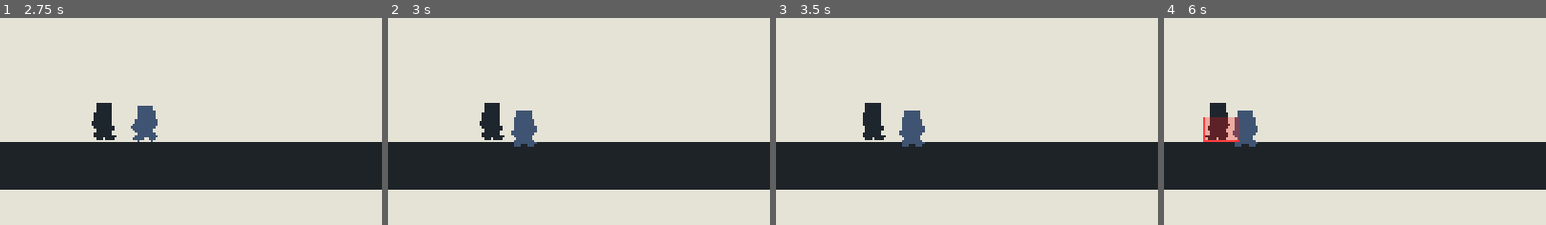
Above: before the commit, frames 1-4 (left to right).
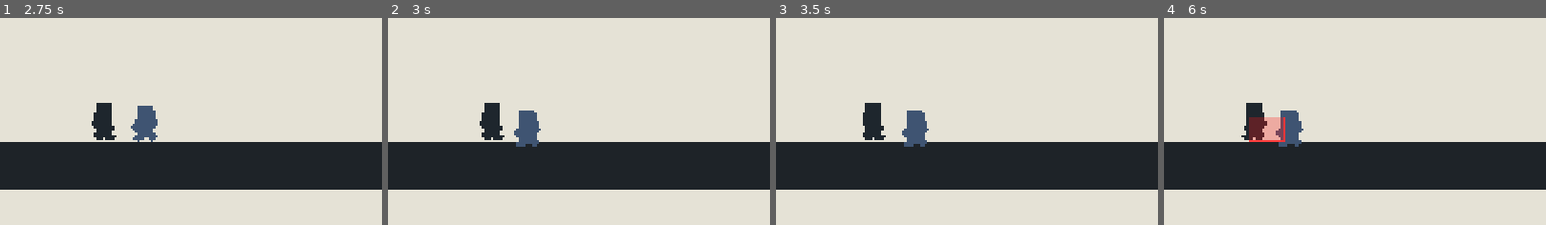
Above: after the commit, the same moments.

Repository: IcecreamDemon/twelve-zodiac-godot-demo
Game: Godot game, scene res://scenes/tests/enemy_lab.tscn
The game is run twice, just before and just after one commit, with the same random seed, the same clock (stepped at 60 frames per second) and the same inputs. This scene is started directly instead of the project's main scene.
Inputs (mouse positions are % of the whole screen's width and height, from its top left):
- Up to frame 1 (2.75 s): tap Enter at 0.5 s; move the mouse to (72, 44) at 0.52 s; hold D (move_right) 0.53-1.25 s; hold U (guard) 0.53-1.25 s; click (72, 44) at 0.67 s; tap Space (jump) at 0.77 s; drag from (30, 54) to (50, 86) at 1.27 s; move the mouse to (60, 26) at 2.02 s; hold D (move_right) from 2.03 s (still down); hold U (guard) from 2.03 s (still down); tap F (burrow) at 2.1 s
- Up to frame 2 (3 s): release D (move_right) at 2.75 s; release U (guard) at 2.75 s; drag from (45, 70) to (14, 76) at 2.77 s
- Up to frame 3 (3.5 s): no input
- Up to frame 4 (6 s): move the mouse to (80, 65) at 3.52 s; hold A (move_left) 3.53-4.25 s; hold U (guard) 3.53-4.25 s; tap Space (jump) at 3.77 s; drag from (20, 34) to (11, 76) at 4.27 s; move the mouse to (55, 49) at 5.02 s; hold A (move_left) 5.03-5.75 s; hold U (guard) 5.03-5.75 s; tap E (heavy_technique) at 5.1 s; click (55, 49) at 5.17 s; drag from (35, 23) to (7, 79) at 5.77 s
The pictures show only the part of the screen within x 0-50%, y 50-100%; the shares and areas given below are measured in that part.

Frame 1 is identical in both runs. In frame 2, 0.4% of the frame differs, in the area x 32-40%, y 44-63%; in frame 3, 0.4%; in frame 4, 4.1%, in the area x 10-37%, y 41-63%.

Commit message:
fix: prevent wide enemy model overlap

Diff:
--- a/scripts/actors/enemies/enemy_controller.gd
+++ b/scripts/actors/enemies/enemy_controller.gd
@@ -18,7 +18,7 @@
 @export_range(0.0, 5000.0, 1.0) var gravity: float = 1500.0
 @export_range(0.0, 10.0, 0.1) var guard_duration: float = 0.65
 @export_range(0.0, 100.0, 0.1) var guard_qi_per_second: float = 18.0
-@export_range(0.0, 200.0, 1.0) var actor_contact_distance: float = 54.0
+@export_range(0.0, 240.0, 1.0) var actor_contact_distance: float = 88.0
 
 @onready var state_machine: ActorStateMachine = $StateMachine
 @onready var health: HealthComponent = $HealthComponent
--- a/tests/combat/enemy_dodge_collision_test.gd
+++ b/tests/combat/enemy_dodge_collision_test.gd
@@ -27,7 +27,7 @@
 		await physics_frame
 
 	var separation := enemy.global_position.x - player.global_position.x
-	if separation < 42.0:
+	if separation < 80.0:
 		failures.append("Player passed into the enemy body during dodge.")
 	if absf(enemy.global_position.y - enemy_start_y) > 0.5:
 		failures.append("Enemy model sank or lifted vertically during player collision.")
--- a/tests/enemies/enemy_enemy_collision_test.gd
+++ b/tests/enemies/enemy_enemy_collision_test.gd
@@ -26,7 +26,7 @@
 	for _frame: int in range(30):
 		await physics_frame
 
-	if absf(guardian.global_position.x - tian.global_position.x) < 50.0:
+	if absf(guardian.global_position.x - tian.global_position.x) < 80.0:
 		failures.append("Enemy bodies remain overlapped instead of separating horizontally.")
 	if absf(tian.global_position.y - tian_start_y) > 0.5:
 		failures.append("First enemy moved vertically during enemy-enemy collision.")
Not shown, changed: AGENTS.md
